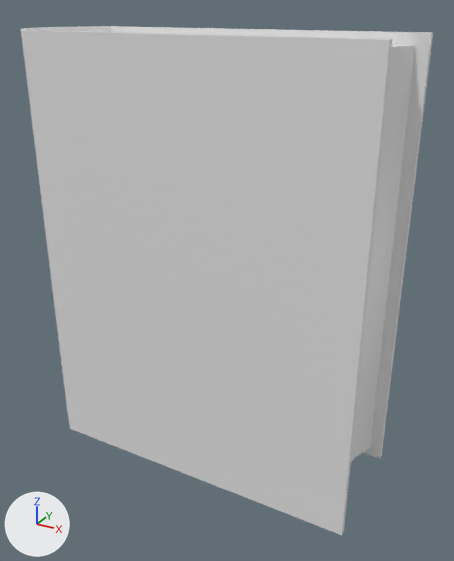
A saved change to the FBX model Assets/3D Models/bedroom_assets/book3.fbx.
Before and after are seen from a 50 mm camera at (0.815, -1.119, 1.006) aimed at (0.194, 0.011, 0.441). The lights are fixed; the arrows at lower left show +X, +Y and +Z. Where no turn or scale is listed for an object, it has been applied to the vertices.

The first picture shows 'book3_cover', 'book3_pages'.
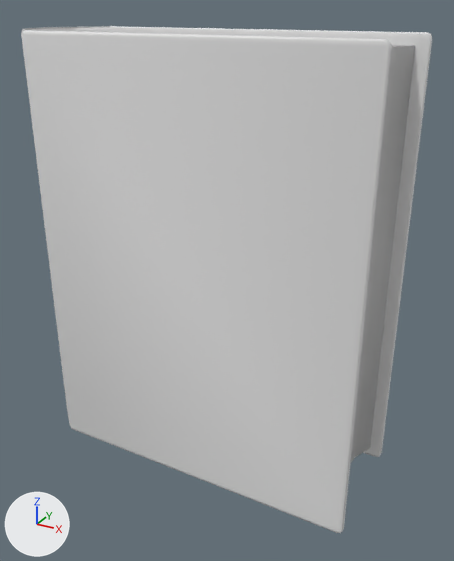
What changed in the scene script:
```text
Change me_cube_010:
    where me_cube_010.from_pydata(...)  # 24 vertices, 22 faces; spans x -0.296..0.488, y -0.131..0.131, z -0.978..-0.064
    used by ob_book3_pages; location = (0.036, 0.0, 1.0)
    me_cube_010 part 3: the surface is now shaded smooth
Change me_cube_005:
    used by ob_book3_cover; location = (-0.036, 0.0, 0.542); scale = (1.0, 0.131, 1.0)
    remove me_cube_005.from_pydata(...)  # 32 vertices, 30 faces; spans x -0.24..0.59, y -1.1..1.1, z -0.54..0.42
    add me_cube_005.from_pydata(...)  # 224 vertices, 222 faces; spans x -0.27..0.55, y -0.14..0.14, z 0.0..0.96
    me_cube_005 part 1: the whole mesh is rebuilt
    me_cube_005 part 2: the surface is now shaded smooth
Change ob_book3_cover:
    ob_book3_cover.scale: (1.0, 0.131, 1.0) -> (1.0, 1.0, 1.0)
    ob_book3_cover.location: (-0.036, 0.0, 0.542) -> (0.0, 0.0, 0.0)
```

What differs and where, as boxes [x1, y1, x2, y2] in the pictures (454 x 561 px):
'book3_cover', reshaped, moved, rescaled: before [21, 26, 433, 535]; after [21, 26, 432, 533]
'book3_pages', surface changed: [351, 45, 415, 462] in both
part 1 of me_cube_005, built on: before [21, 26, 433, 535]; after [21, 26, 432, 533]
